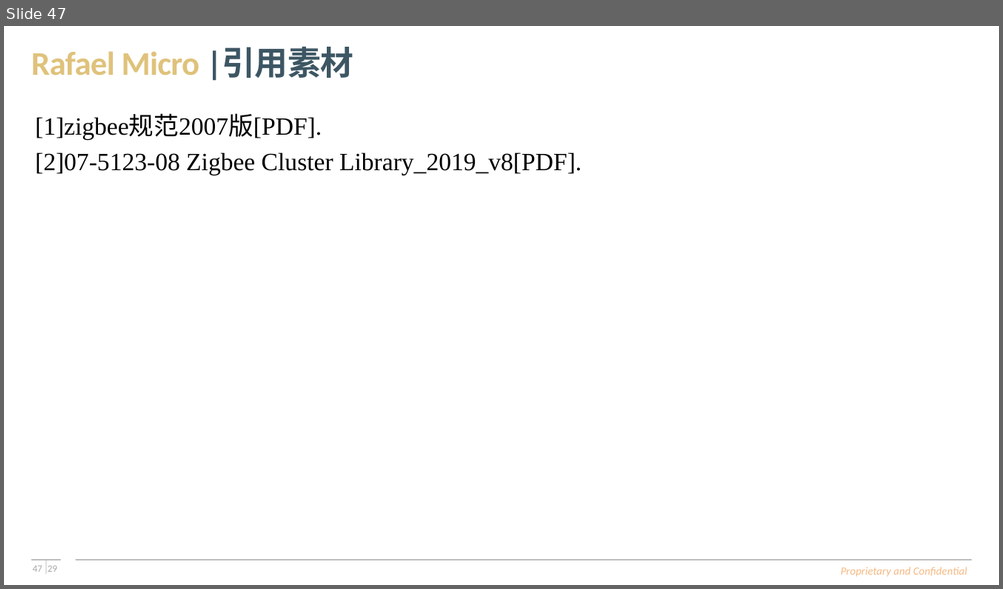
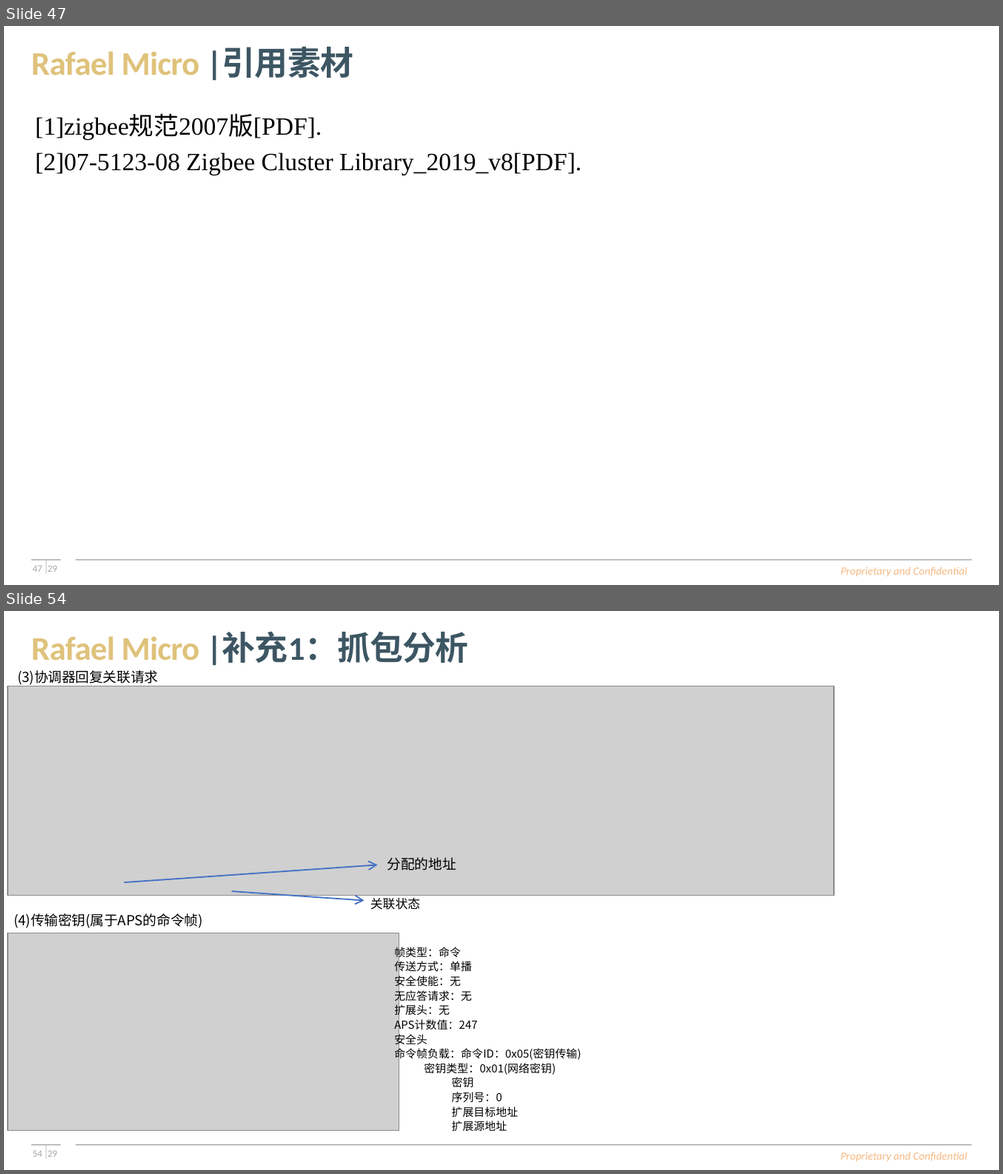
Before and after one commit to SimonLee584/rt58x_alpha_training_maindev, a slide deck: Meeting_Doc/Part-III_Zigbee_Spec/Zigbee学习报告(许浩彬).pptx. Shown one above the other, each under a label of ours: slide 47 before the commit, slides 47 and 54 after it; the slides between them are not shown. The pictures are 1003x589 and 1003x1174 pixels, drawn with LibreOffice and Linux fonts; fonts in the diff are those of the drawing; grey boxes stand for pictures; background and template pictures are left out. Boxes give left, top, right and bottom in pixels: in the first picture for what was removed or moved away, otherwise in the second. Text is boxed around its words. In the diff, an @@ line names an element or a change of style, - is before the commit and + after.

```diff
--- a/Meeting_Doc/Part-III_Zigbee_Spec/Zigbee学习报告(许浩彬).pptx
+++ b/Meeting_Doc/Part-III_Zigbee_Spec/Zigbee学习报告(许浩彬).pptx
@@ slide 54 added at [4,611,999,1170], background #FFFFFF; not listed: 8 template elements that a slide beside it also shows @@
@@ text added at [31,632,469,666], 24 pt, text #DFC27B, bold @@
+Rafael Micro |补充1：抓包分析
@@ text added at [17,670,158,686], 10 pt, text #000000 @@
+(3)协调器回复关联请求
@@ picture added at [8,686,834,895] @@
@@ arrow added from (125, 883) to (377, 865), #4472C4 1 pt @@
@@ text added at [387,857,456,871], 10 pt, text #000000 @@
+分配的地址
@@ arrow added from (232, 891) to (364, 900), #4472C4 1 pt @@
@@ text added at [370,897,420,910], 9 pt, text #000000 @@
+关联状态
@@ text added at [14,914,202,928], 10 pt, text #000000 @@
+(4)传输密钥(属于APS的命令帧)
@@ picture added at [8,933,399,1131] @@
@@ text added at [394,945,580,1132], 8 pt, text #000000 @@
+帧类型：命令
+传送方式：单播
+安全使能：无
+无应答请求：无
+扩展头：无
+APS计数值：247
+安全头
+命令帧负载：命令ID：0x05(密钥传输)
+密钥类型：0x01(网络密钥)
+密钥
+序列号：0
+扩展目标地址
+扩展源地址
```
Also in this commit, not shown: 3 slides changed, 11 other slides added.
